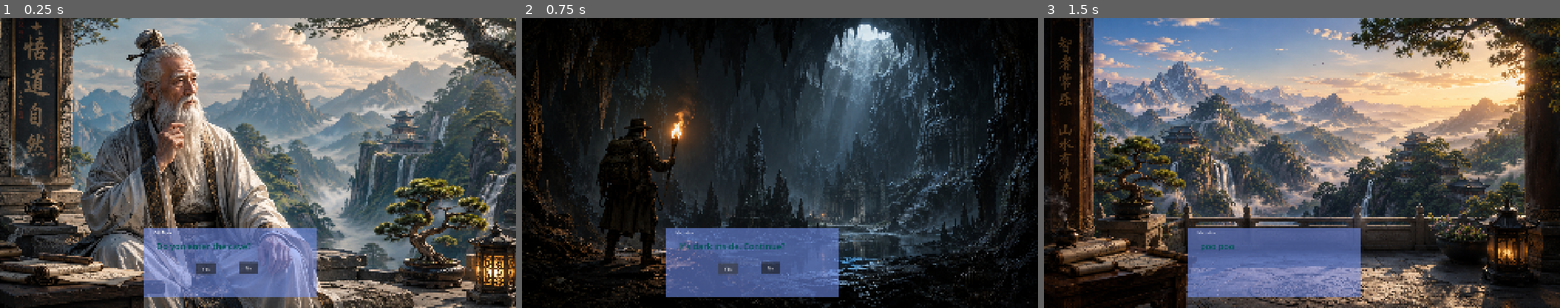
Above: before the commit, frames 1-3 (left to right).
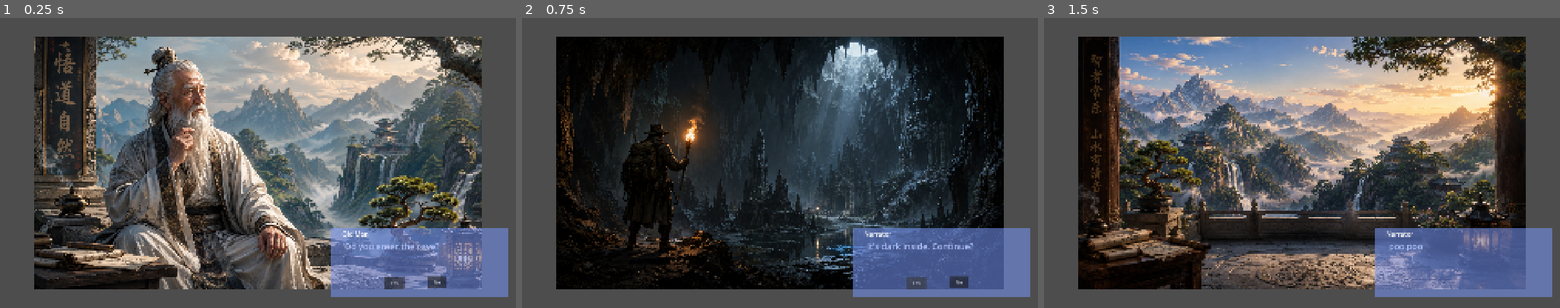
Above: after the commit, the same moments.

Repository: hanchyan/leoGodot
Game: Godot game, scene res://node_2d.tscn
The game is run twice, just before and just after one commit, with the same random seed, the same clock (stepped at 60 frames per second) and the same inputs.
Inputs:
- Up to frame 1 (0.25 s): no input
- Up to frame 2 (0.75 s): click "Yes" at 0.5 s
- Up to frame 3 (1.5 s): click "No" at 1.25 s

The runs differ from the first frame. In frame 1, 73% of the frame differs, in the area x 0-100%, y 0-100%; in frame 2, 54%; in frame 3, 79%.

Commit message:
adding animation

Diff:
--- a/canvas_layer.gd
+++ b/canvas_layer.gd
@@ -1,4 +1,5 @@
 extends CanvasLayer
+
 @onready var music = $MusicPlayer
 @onready var portrait = $Panel/Portrait
 @onready var speaker_label = $Panel/SpeakerLabel
@@ -14,21 +15,35 @@
 	show_node()
 	music.play()
 
+
 func load_dialogue():
 	var file = FileAccess.open("res://dialogue.json", FileAccess.READ)
 	var json_text = file.get_as_text()
 	dialogue = JSON.parse_string(json_text)
 
+
 func show_node():
-
 	var node = dialogue[current_node]
 
 	speaker_label.text = node["speaker"]
 	text_label.text = node["text"]
 
 	if node.has("portrait"):
-		portrait.texture = load(node["portrait"])
+		var resource = load(node["portrait"])
+
+		if resource is SpriteFrames:
+			portrait.sprite_frames = resource
+			portrait.play("idle")
+
+		elif resource is Texture2D:
+			var frames = SpriteFrames.new()
+			frames.add_animation("idle")
+			frames.add_frame("idle", resource)
+			portrait.sprite_frames = frames
+			portrait.play("idle")
+
 		portrait.show()
+
 	else:
 		portrait.hide()
 
@@ -41,6 +56,7 @@
 			button2.text = node["choices"][1]["text"]
 		else:
 			button2.hide()
+
 	else:
 		button1.hide()
 		button2.hide()
--- a/dialogue.json
+++ b/dialogue.json
@@ -18,8 +18,6 @@
   "cave": {
 	"speaker": "Narrator",
 	"portrait": "res://portraits/cave2.png",
-
-
 
 	"text": "It's dark inside. Continue?",
 	"choices": [
@@ -44,6 +42,32 @@
   "treasure": {
 	"speaker": "Narrator",
 	"text": "You found treasure!",
-	"choices": []
-  }
-}
+	"choices": [
+		{
+		"text": "Yes",
+		"next": "crazy"
+	  },
+	  {
+		"text": "No",
+		"next": "leave"
+	  }
+	]
+  },
+
+  "crazy": {
+	"speaker": "Narrator",
+	"text": "this shits bananas",
+	"portrait": "res://portraits/crazyAnimation.tres",
+
+	"choices": [
+		{
+		"text": "Yes",
+		"next": "leave"
+	  },
+	  {
+		"text": "No",
+		"next": "leave"
+	  }
+	]
+   }
+ }
--- a/node_2d.tscn
+++ b/node_2d.tscn
@@ -2,6 +2,7 @@
 
 [ext_resource type="Script" uid="uid://c55wg046hnb4u" path="res://canvas_layer.gd" id="1_wtcfe"]
 [ext_resource type="AudioStream" uid="uid://gmtwqnlhjir7" path="res://assets/music/20250523(dadadadada) - 2026:06:20, 17.53.mp3" id="2_0e48y"]
+[ext_resource type="SpriteFrames" uid="uid://8mhlohmipk70" path="res://portraits/crazyAnimation.tres" id="2_epypp"]
 
 [sub_resource type="StyleBoxFlat" id="StyleBoxFlat_wtcfe"]
 bg_color = Color(0.45490196, 0.5764706, 0.9490196, 0.57254905)
@@ -12,45 +13,42 @@
 script = ExtResource("1_wtcfe")
 
 [node name="Panel" type="Panel" parent="CanvasLayer" unique_id=1524215446]
-offset_left = 532.0
+z_index = 10
+offset_left = 1233.0
 offset_top = 783.0
-offset_right = 1178.0
+offset_right = 1891.0
 offset_bottom = 1037.0
 theme_override_styles/panel = SubResource("StyleBoxFlat_wtcfe")
 
-[node name="Portrait" type="TextureRect" parent="CanvasLayer/Panel" unique_id=476193624]
-z_index = -1
-layout_mode = 1
-anchors_preset = -1
-anchor_left = 0.034
-anchor_right = 0.034
-offset_left = -554.964
-offset_top = -785.0
-offset_right = 1366.036
-offset_bottom = 297.0
+[node name="Portrait" type="AnimatedSprite2D" parent="CanvasLayer/Panel" unique_id=1256972654]
+z_as_relative = false
+position = Vector2(-273, -243)
+sprite_frames = ExtResource("2_epypp")
+animation = &"idle"
 
 [node name="Label" type="Label" parent="CanvasLayer/Panel" unique_id=779042973]
+z_as_relative = false
 layout_mode = 0
 offset_left = 50.0
 offset_top = 44.0
 offset_right = 581.0
 offset_bottom = 103.0
-theme_override_colors/font_color = Color(7.70092e-07, 0.32768854, 0.32800132, 1)
+theme_override_colors/font_color = Color(1, 1, 1, 1)
 theme_override_font_sizes/font_size = 32
 
 [node name="Button" type="Button" parent="CanvasLayer/Panel" unique_id=1029610557]
 layout_mode = 0
 offset_left = 197.0
-offset_top = 128.0
+offset_top = 182.0
 offset_right = 271.0
-offset_bottom = 173.0
+offset_bottom = 227.0
 
 [node name="Button2" type="Button" parent="CanvasLayer/Panel" unique_id=437971941]
 layout_mode = 0
 offset_left = 359.0
-offset_top = 127.0
+offset_top = 179.0
 offset_right = 429.0
-offset_bottom = 171.0
+offset_bottom = 223.0
 
 [node name="SpeakerLabel" type="Label" parent="CanvasLayer/Panel" unique_id=309035851]
 layout_mode = 0
@@ -58,6 +56,7 @@
 offset_top = 5.0
 offset_right = 80.0
 offset_bottom = 28.0
+theme_override_font_sizes/font_size = 24
 
 [node name="MusicPlayer" type="AudioStreamPlayer" parent="CanvasLayer" unique_id=1774135482]
 stream = ExtResource("2_0e48y")
--- /dev/null
+++ b/portraits/crazyAnimation.tres
@@ -0,0 +1,18 @@
+[gd_resource type="SpriteFrames" format=3 uid="uid://8mhlohmipk70"]
+
+[ext_resource type="Texture2D" uid="uid://0vvrm2svyadq" path="res://portraits/crazyGuy.png" id="1_equws"]
+[ext_resource type="Texture2D" uid="uid://cdu7gevympri" path="res://portraits/crazyGuy2.png" id="2_etj8e"]
+
+[resource]
+animations = [{
+"frames": [{
+"duration": 1.0,
+"texture": ExtResource("1_equws")
+}, {
+"duration": 1.0,
+"texture": ExtResource("2_etj8e")
+}],
+"loop": true,
+"name": &"idle",
+"speed": 5.0
+}]
Binary file added: assets/music/20250523(dadadadada).band/Alternatives/000/WindowImage.jpg
Not shown, added: assets/music/20250523(dadadadada).band/Alternatives/000/WindowImage.jpg.import
Not shown, added: assets/music/20250523(dadadadada).band/Media/Audio Files/Brit and Clean#01.wav.import
Not shown, added: assets/music/20250523(dadadadada).band/Media/Audio Files/solo#01.wav.import
Not shown, added: assets/music/20250523(dadadadada).band/Media/Audio Files/solo#02.wav.import
Not shown, added: assets/music/20250523(dadadadada).band/Media/Audio Files/solo#03.wav.import
Binary file added: portraits/crazyGuy.png
Not shown, added: portraits/crazyGuy.png.import
Binary file added: portraits/crazyGuy2.png
Not shown, added: portraits/crazyGuy2.png.import
Not shown, added: assets/music/20250523(dadadadada).band/Alternatives/000/DisplayState.plist
Not shown, added: assets/music/20250523(dadadadada).band/Alternatives/000/DisplayStateArchive
(and 8 more such lines)
